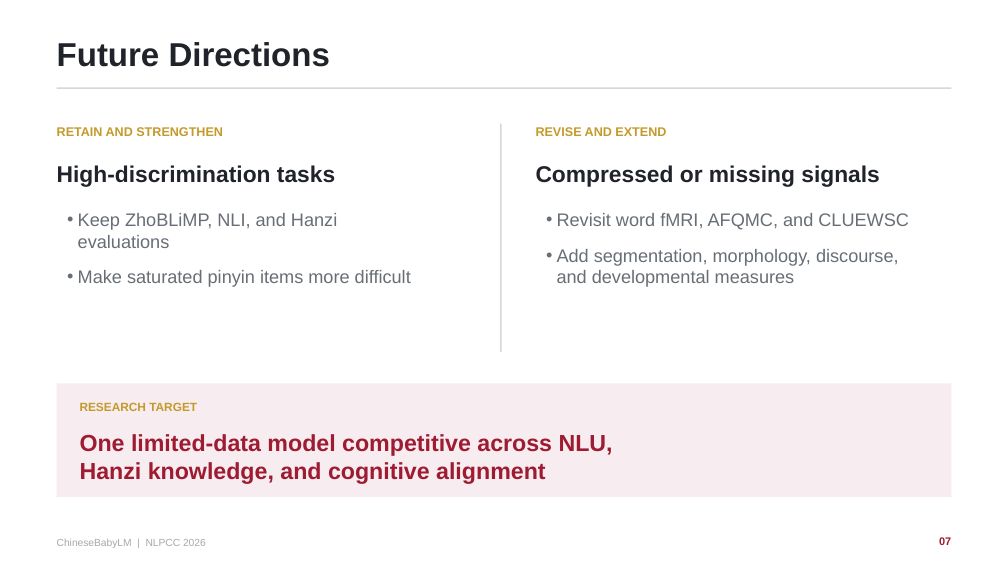
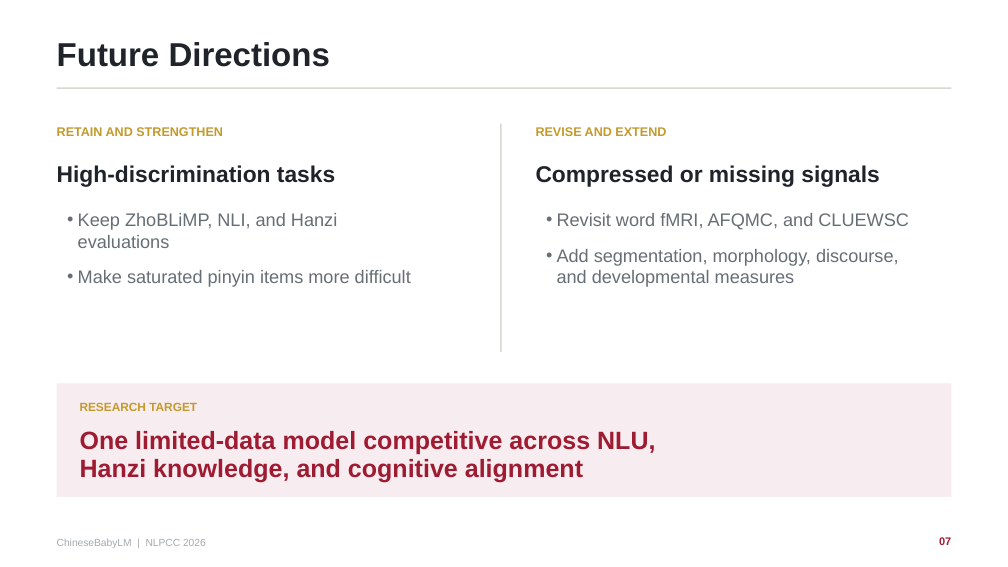
Before and after one commit to zh-qian2004/nlpcc-chinesebabylm-slide, a slide deck: slide 7 of output/ChineseBabyLM_NLPCC2026_Oral_v2.pptx. Drawn at 1008x567 pixels with LibreOffice and Linux fonts; fonts in the diff are those of the drawing. Boxes give left, top, right and bottom in pixels: in the first picture for what was removed or moved away, otherwise in the second. Text is boxed around its words. In the diff, an @@ line names an element or a change of style, - is before the commit and + after.

```diff
--- a/output/ChineseBabyLM_NLPCC2026_Oral_v2.pptx
+++ b/output/ChineseBabyLM_NLPCC2026_Oral_v2.pptx
@@ text "One limited-data model competitive across ..." at (x1=80, y1=431, x2=655, y2=483): size 22.1 to 23.9 pt; line spacing 1.02 to 0.92 @@
```
Also in this commit, not shown: 3 other slides changed, 2 other files.
